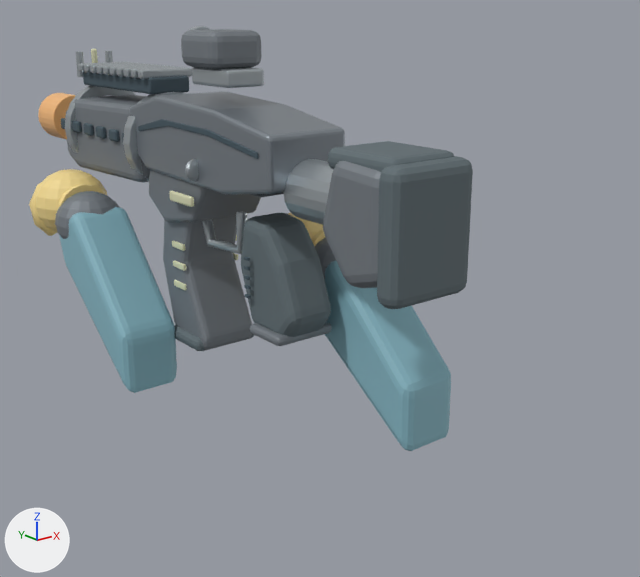
What one commit did to the glTF model client/public/assets/weapons/vanguard.glb.
Rendered twice from a 50 mm camera at (-1.24, -1.75, 0.36) aimed at (0.19, 0.04, -0.36). The axes (+X, +Y, +Z) are drawn at lower left. The lights are the same throughout. The first picture is the older version. Where no turn or scale is listed for an object, it has been applied to the vertices. Vertices at exactly the same position are counted once.

The scene before the commit, as lines of its bpy script (objects in view):
```python
ob_batch_brushed_alloy_03 = bpy.data.objects.new('BATCH_BRUSHED_ALLOY_03', me_sphere)
ob_batch_brushed_alloy_03.location = (-0.118, 0.15, -0.02)
ob_batch_ceramic_polymer_01 = bpy.data.objects.new('BATCH_CERAMIC_POLYMER_01', me_tapered_lower_body_with_forward_mag_well)
ob_batch_ceramic_polymer_01.location = (0.0, 0.0, 0.0)
ob_batch_rubber_04 = bpy.data.objects.new('BATCH_RUBBER_04', me_rounded_ergonomic_angle_grip)
ob_batch_rubber_04.location = (0.0, 0.0, 0.0)
ob_batch_shadow_grooves_05 = bpy.data.objects.new('BATCH_SHADOW_GROOVES_05', me_chassis_accent_seam)
ob_batch_shadow_grooves_05.location = (0.0, 0.0, 0.0)
ob_batch_team_uniform_sleeve_10 = bpy.data.objects.new('BATCH_TEAM_UNIFORM_SLEEVE_10', me_left_tapered_sleeve)
ob_batch_team_uniform_sleeve_10.location = (0.0, 0.0, 0.0)
ob_batch_yellow_minifig_hand_09 = bpy.data.objects.new('BATCH_YELLOW_MINIFIG_HAND_09', me_cylinder_005)
ob_batch_yellow_minifig_hand_09.location = (-0.175, 0.733, -0.21)
ob_mandatory_orange_6mm_tip = bpy.data.objects.new('Mandatory orange 6mm tip', me_mandatory_orange_6mm_tip)
ob_mandatory_orange_6mm_tip.location = (0.0, 0.0, 0.0)
ob_scalloped_polymer_upper_housing = bpy.data.objects.new('Scalloped polymer upper housing', me_scalloped_polymer_upper_housing)
ob_scalloped_polymer_upper_housing.location = (0.0, 0.0, 0.0)
```
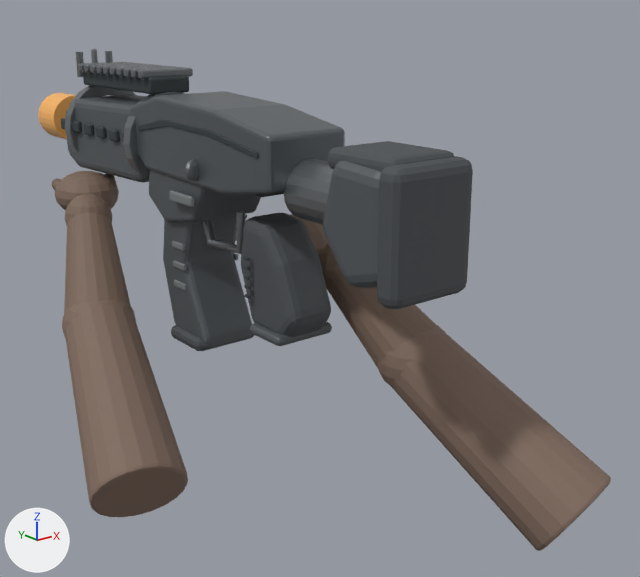
Edits to the bpy script that builds the scene:
```text
Change mat_machined_graphite_02:
    mat_machined_graphite_02.base_color: (0.282, 0.318, 0.353) -> (0.145, 0.165, 0.176)  # grey #9199a0 -> grey #6a7174
Change mat_ceramic_polymer_01:
    mat_ceramic_polymer_01.base_color: (0.188, 0.212, 0.235) -> (0.0941, 0.106, 0.114)  # grey #787f85 -> dark grey #565c5f
Change mat_shadow_grooves_05:
    mat_shadow_grooves_05.base_color: (0.0627, 0.098, 0.122) -> (0.0392, 0.051, 0.0549)  # dark blue #475862 -> dark grey #384042
Change mat_brushed_alloy_03:
    mat_brushed_alloy_03.base_color: (0.471, 0.518, 0.545) -> (0.216, 0.231, 0.243)  # light grey #b7bfc3 -> grey #808487
Change mat_rubber_04:
    mat_rubber_04.base_color: (0.118, 0.153, 0.169) -> (0.0706, 0.0784, 0.0863)  # grey #606d72 -> dark grey #4b4f53
Change mat_airsoft_orange_tip_07:
    mat_airsoft_orange_tip_07.base_color: (0.929, 0.498, 0.196) -> (0.988, 0.478, 0.125)  # orange #f7bb7a -> orange #feb863
Change me_tapered_lower_body_with_forward_mag_well:
    remove me_tapered_lower_body_with_forward_mag_well.from_pydata(...)  # 1020 vertices, 2008 faces; spans x -0.273..0.278, y -0.529..0.95, z -0.527..0.311
    add me_tapered_lower_body_with_forward_mag_well.from_pydata(...)  # 632 vertices, 1244 faces; spans x -0.112..0.112, y -0.529..0.95, z -0.527..0.111
    me_tapered_lower_body_with_forward_mag_well part 1: the loose piece of 146 vertices spanning x 0.082..0.278, y -0.155..0.045, z -0.367..-0.191 is deleted
    me_tapered_lower_body_with_forward_mag_well part 2: the loose piece of 146 vertices spanning x -0.273..-0.077, y 0.565..0.765, z -0.322..-0.146 is deleted
    me_tapered_lower_body_with_forward_mag_well part 3: the loose piece of 96 vertices spanning x -0.075..0.075, y 0.11..0.28, z 0.221..0.311 is deleted
Change me_sphere:
    remove me_sphere.from_pydata(...)  # 2580 vertices, 5068 faces; spans x -0.03..0.26, y -0.57..1.01, z -0.22..0.34
    add me_sphere.from_pydata(...)  # 2164 vertices, 4240 faces; spans x -0.03..0.26, y -0.57..1.01, z -0.22..0.25
    me_sphere part 4: the loose piece of 320 vertices spanning x 0.07..0.17, y 0.13..0.16, z 0.23..0.34 is deleted
    me_sphere part 5: the loose piece of 96 vertices spanning x 0.06..0.17, y -0.07..0.1, z 0.2..0.24 is deleted
Change me_cube_001:
    where me_cube_001.from_pydata(...)  # 864 vertices, 1692 faces; spans x -0.007..0.243, y -0.055..0.718, z -0.268..0.347
    remove me_cube_001.materials.append(mat_custom_team_accent_06)  # beige #ecedc7
    add me_cube_001.materials.append(mat_factory_dark_graphite_06)  # grey #7e8284
Remove ob_batch_team_uniform_sleeve_10:
    ob_batch_team_uniform_sleeve_10 = bpy.data.objects.new('BATCH_TEAM_UNIFORM_SLEEVE_10', me_left_tapered_sleeve)
Remove ob_batch_yellow_minifig_hand_09:
    ob_batch_yellow_minifig_hand_09 = bpy.data.objects.new('BATCH_YELLOW_MINIFIG_HAND_09', me_cylinder_005)
Add ob_batch_deep_ebony_bare_skin_09:
    ob_batch_deep_ebony_bare_skin_09 = bpy.data.objects.new('BATCH_DEEP_EBONY_BARE_SKIN_09', me_cone_001)  # 3056 vertices, 5800 faces; spans x -0.136..0.552, y -0.895..0.346, z -0.192..0.24; in mat_deep_ebony_bare_skin_09 (brown #7c6658)
    ob_batch_deep_ebony_bare_skin_09.location = (-0.222, 0.555, -0.347)
Add ob_batch_bare_dark_skin_forearms_10:
    ob_batch_bare_dark_skin_forearms_10 = bpy.data.objects.new('BATCH_BARE_DARK_SKIN_FOREARMS_10', me_cone)  # 532 vertices, 1048 faces; spans x -0.174..0.795, y -1.001..0.314, z -0.243..0.24; in mat_bare_dark_skin_forearms_10 (brown #806a5d)
    ob_batch_bare_dark_skin_forearms_10.location = (-0.33, 0.225, -0.615)
```

What differs and where, as boxes [x1, y1, x2, y2] in the pictures (640 x 577 px):
'BATCH_BARE_DARK_SKIN_FOREARMS_10', added (brown): after [62, 299, 611, 551]
'BATCH_CERAMIC_POLYMER_01', recoloured, reshaped (grey to dark grey, 20% shorter): before [55, 29, 381, 350]; after [65, 95, 381, 350]
'BATCH_TEAM_UNIFORM_SLEEVE_10', deleted (cyan): before [59, 207, 451, 451]
'BATCH_RUBBER_04', recoloured (grey to dark grey): [174, 141, 473, 351] in both
'Scalloped polymer upper housing', recoloured (darker): [129, 91, 345, 194] in both
'BATCH_DEEP_EBONY_BARE_SKIN_09', added (brown): after [52, 171, 436, 368]
'BATCH_BRUSHED_ALLOY_03', recoloured, reshaped (11% shorter): before [65, 26, 333, 254]; after [65, 51, 333, 254]
'BATCH_SHADOW_GROOVES_05', recoloured: [61, 72, 259, 299] in both
'BATCH_YELLOW_MINIFIG_HAND_09', deleted: before [29, 169, 325, 246]
'Mandatory orange 6mm tip', recoloured: [38, 93, 76, 140] in both
'BATCH_CUSTOM_TEAM_ACCENT_06', recoloured: [91, 49, 238, 290] in both
part 1 of me_tapered_lower_body_with_forward_mag_well, deleted: before [314, 237, 336, 280]
part 2 of me_tapered_lower_body_with_forward_mag_well, deleted: before [55, 191, 120, 239]
part 3 of me_tapered_lower_body_with_forward_mag_well, deleted: before [181, 29, 262, 69]
part 4 of me_sphere, deleted (mostly hidden): before [181, 26, 209, 51]
part 5 of me_sphere, deleted: before [192, 67, 264, 88]
